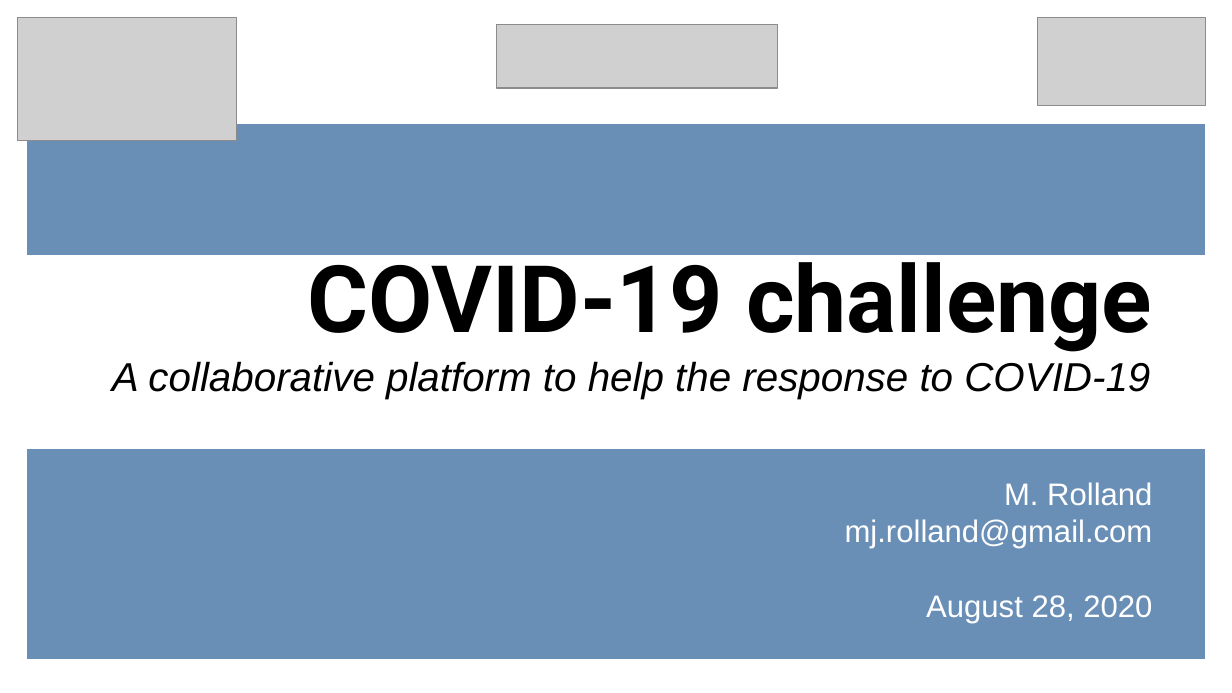
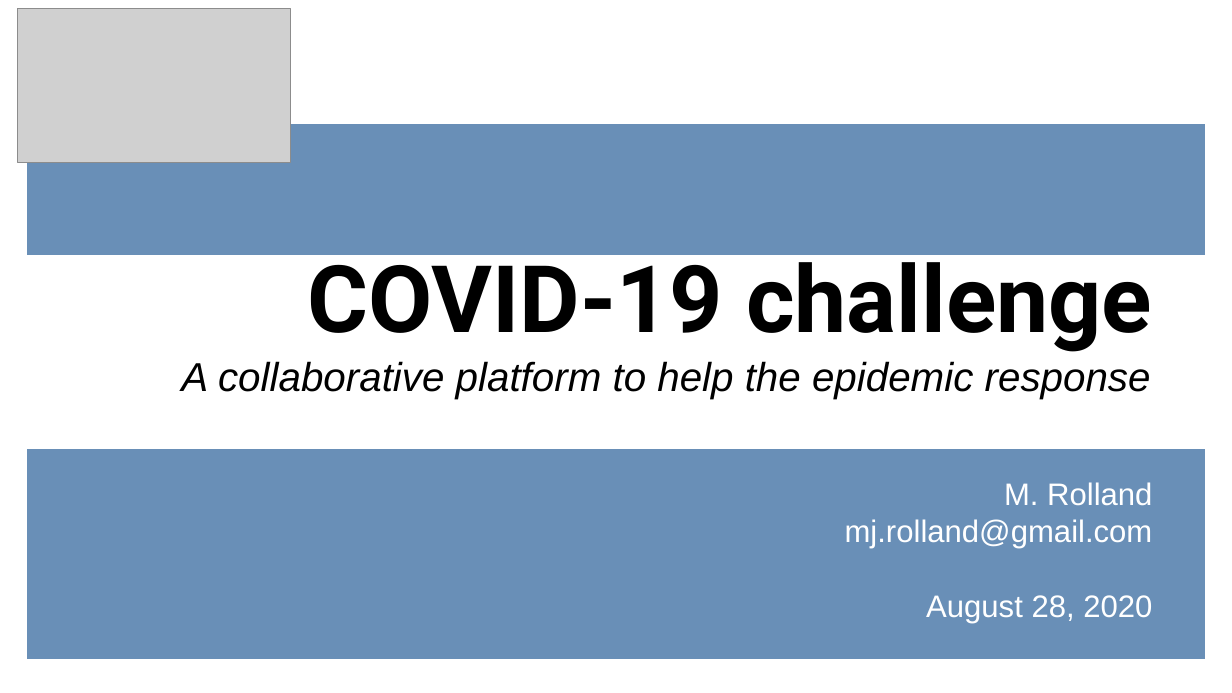
Before and after one commit to matthieugold/covid-19-challenge, a slide deck: slide 1 of docs/dscc_presentation/dscc_presentation.odp. Drawn at 1232x693 pixels with LibreOffice and Linux fonts; fonts in the diff are those of the drawing; grey boxes stand for pictures. Boxes give left, top, right and bottom in pixels: in the first picture for what was removed or moved away, otherwise in the second. Text is boxed around its words. In the diff, an @@ line names an element or a change of style, - is before the commit and + after.

```diff
--- a/docs/dscc_presentation/dscc_presentation.odp
+++ b/docs/dscc_presentation/dscc_presentation.odp
@@ picture: place and size @@
-picture at (496,25,778,88)
+picture at (18,9,291,162)
@@ picture removed at (18,18,237,141) @@
@@ picture removed at (1037,17,1205,105) @@
@@ title at (181,247,1153,623): text changed @@
-COVID-19 challenge
-A collaborative platform to help the response to COVID-19
-M. Rolland
-mj.rolland@gmail.com
-August 28, 2020
+COVID-19 challenge
+A collaborative platform to help the epidemic response
+M. Rolland
+mj.rolland@gmail.com
+August 28, 2020
```
Also in this commit, not shown: 2 other slides changed, 9 slides added, 2 slides removed, 25 other files.
